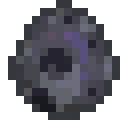
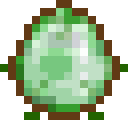
Two versions of the same layered image (w=128, h=128). Layer-by-layer changes:
added layer "Pasted Layer #3" above "Pasted Layer copy" over [8, 0, 120, 120]
added layer "Pasted Layer copy" (63%) above "Pasted Layer" over [16, 8, 112, 112]
hid "object.png", opacity 88% → 91% over [8, 0, 120, 120]
hid "Pasted Layer #1" over [24, 16, 104, 112]
added layer "Pasted Layer #2" above "Layer" over [0, 0, 128, 120]
